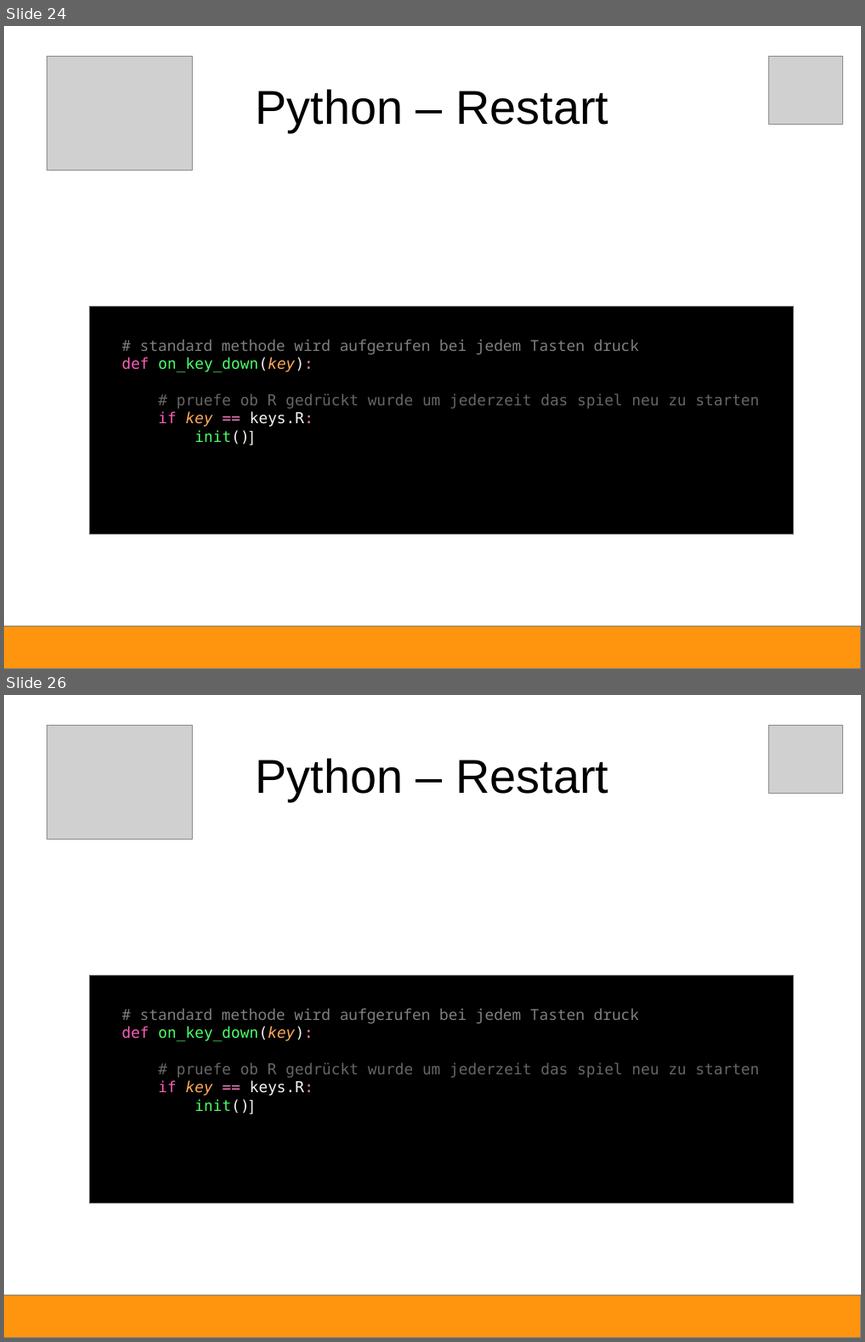
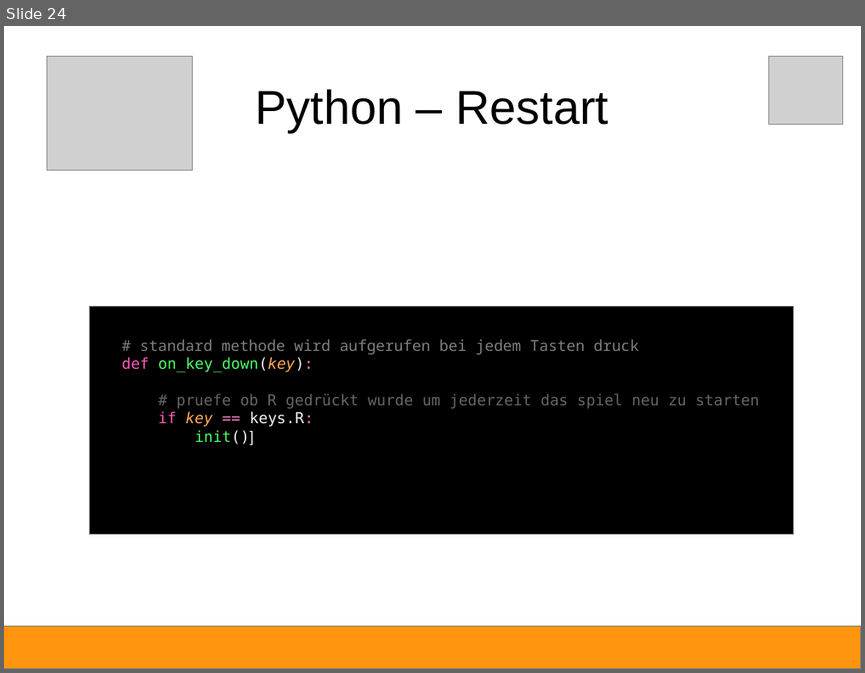
Before and after one commit to Devoxx4KidsDE/python-games, a slide deck: fruchthuhn/Python-Anleitung.odp. Shown one above the other, each under a label of ours: slides 24 and 26 before the commit, slide 24 after it; the slides between them are not shown. The pictures are 865x1342 and 865x673 pixels, drawn with LibreOffice and Linux fonts; fonts in the diff are those of the drawing; grey boxes stand for pictures. Boxes give left, top, right and bottom in pixels: in the first picture for what was removed or moved away, otherwise in the second. Text is boxed around its words. In the diff, an @@ line names an element or a change of style, - is before the commit and + after.

```diff
--- a/fruchthuhn/Python-Anleitung.odp
+++ b/fruchthuhn/Python-Anleitung.odp
@@ slide 26 removed at [4,695,861,1338], background #FFFFFF @@
@@ picture removed at [46,726,192,839] @@
@@ picture removed at [769,726,842,793] @@
@@ title removed at [256,758,608,801] @@
-Python – Restart
@@ rectangle removed at [90,975,794,1203] @@
@@ text removed at [122,1008,759,1114] @@
-# standard methode wird aufgerufen bei jedem Tasten druck
-def on_key_down(key):
-# pruefe ob R gedrückt wurde um jederzeit das spiel neu zu starten
-if key == keys.R:
-init()]
@@ rectangle removed at [4,1295,861,1338] @@
```
Also in this commit, not shown: 1 slide changed, 11 slides added, 2 other files.
